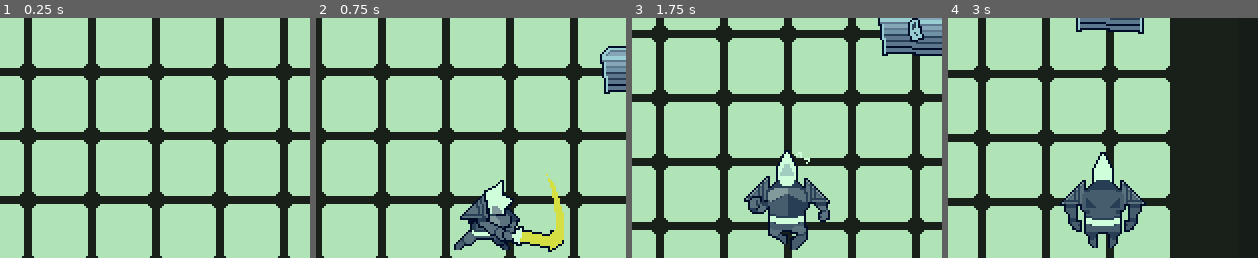
Above: before the commit, frames 1-4 (left to right).
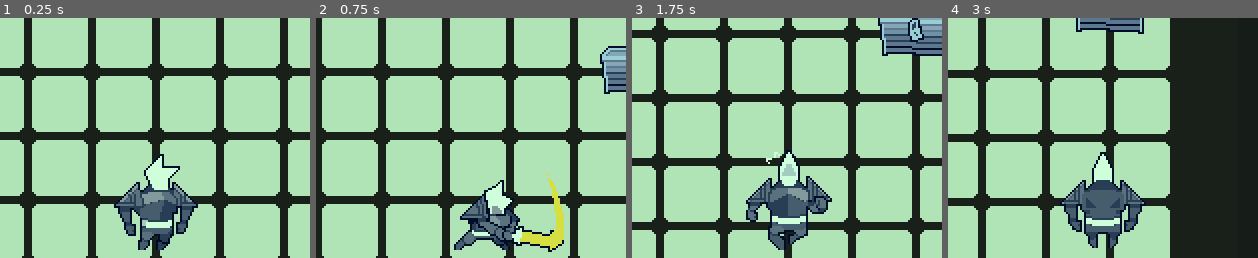
Above: after the commit, the same moments.

Repository: loopies2600/PixelGameJam-2024-Submission
Game: Godot game, scene res://scenes/game_state/gst_gamefield.tscn
The game is run twice, just before and just after one commit, with the same random seed, the same clock (stepped at 60 frames per second) and the same inputs.
Inputs (mouse positions are % of the whole screen's width and height, from its top left):
- Up to frame 1 (0.25 s): no input
- Up to frame 2 (0.75 s): tap Enter at 0.5 s; move the mouse to (74, 45) at 0.52 s; hold D (move_right) from 0.53 s (still down); tap X (attack) at 0.6 s
- Up to frame 3 (1.75 s): move the mouse to (31, 55) at 1.27 s; release D (move_right) at 1.28 s; hold S (move_down) from 1.28 s (still down); tap X (attack) at 1.35 s
- Up to frame 4 (3 s): move the mouse to (62, 28) at 2.02 s; release S (move_down) at 2.03 s; hold D (move_right) 2.03-2.78 s; hold Z (interact) 2.03-2.78 s; tap X (attack) at 2.3 s; move the mouse to (46, 70) at 2.77 s; hold W (move_up) from 2.78 s (still down); tap Shift (run) at 2.85 s
The pictures show only the part of the screen within x 26-76%, y 12-62%; the shares and areas given below are measured in that part.

The runs differ from the first frame. In frame 1, 5.5% of the frame differs, in the area x 36-64%, y 56-97%; in frame 2, nothing differs; in frame 3, 4.5%; in frame 4, nothing differs.

Commit message:
MUCHO mejor cálculo de dirección

Diff:
--- a/data/player/animframes.tres
+++ b/data/player/animframes.tres
@@ -33,27 +33,22 @@
 region = Rect2( 164, 0, 41, 80 )
 
 [sub_resource type="AtlasTexture" id=17]
-flags = 4
 atlas = ExtResource( 4 )
 region = Rect2( 73, 0, 73, 72 )
 
 [sub_resource type="AtlasTexture" id=18]
-flags = 4
 atlas = ExtResource( 4 )
 region = Rect2( 146, 0, 73, 72 )
 
 [sub_resource type="AtlasTexture" id=19]
-flags = 4
 atlas = ExtResource( 4 )
 region = Rect2( 219, 0, 73, 72 )
 
 [sub_resource type="AtlasTexture" id=20]
-flags = 4
 atlas = ExtResource( 4 )
 region = Rect2( 292, 0, 73, 72 )
 
 [sub_resource type="AtlasTexture" id=21]
-flags = 4
 atlas = ExtResource( 4 )
 region = Rect2( 365, 0, 73, 72 )
 
@@ -78,77 +73,62 @@
 region = Rect2( 123, 0, 41, 80 )
 
 [sub_resource type="AtlasTexture" id=1]
-flags = 4
 atlas = ExtResource( 1 )
 region = Rect2( 43, 0, 43, 50 )
 
 [sub_resource type="AtlasTexture" id=2]
-flags = 4
 atlas = ExtResource( 2 )
 region = Rect2( 0, 0, 42, 50 )
 
 [sub_resource type="AtlasTexture" id=3]
-flags = 4
 atlas = ExtResource( 3 )
 region = Rect2( 43, 0, 43, 50 )
 
 [sub_resource type="AtlasTexture" id=5]
-flags = 4
 atlas = ExtResource( 1 )
 region = Rect2( 0, 0, 43, 50 )
 
 [sub_resource type="AtlasTexture" id=4]
-flags = 4
 atlas = ExtResource( 1 )
 region = Rect2( 43, 0, 43, 50 )
 
 [sub_resource type="AtlasTexture" id=7]
-flags = 4
 atlas = ExtResource( 1 )
 region = Rect2( 86, 0, 43, 50 )
 
 [sub_resource type="AtlasTexture" id=6]
-flags = 4
 atlas = ExtResource( 1 )
 region = Rect2( 129, 0, 43, 50 )
 
 [sub_resource type="AtlasTexture" id=9]
-flags = 4
 atlas = ExtResource( 2 )
 region = Rect2( 42, 0, 42, 50 )
 
 [sub_resource type="AtlasTexture" id=8]
-flags = 4
 atlas = ExtResource( 2 )
 region = Rect2( 0, 0, 42, 50 )
 
 [sub_resource type="AtlasTexture" id=11]
-flags = 4
 atlas = ExtResource( 2 )
 region = Rect2( 126, 0, 42, 50 )
 
 [sub_resource type="AtlasTexture" id=10]
-flags = 4
 atlas = ExtResource( 2 )
 region = Rect2( 84, 0, 42, 50 )
 
 [sub_resource type="AtlasTexture" id=12]
-flags = 4
 atlas = ExtResource( 3 )
 region = Rect2( 0, 0, 43, 50 )
 
 [sub_resource type="AtlasTexture" id=13]
-flags = 4
 atlas = ExtResource( 3 )
 region = Rect2( 43, 0, 43, 50 )
 
 [sub_resource type="AtlasTexture" id=14]
-flags = 4
 atlas = ExtResource( 3 )
 region = Rect2( 86, 0, 43, 50 )
 
 [sub_resource type="AtlasTexture" id=15]
-flags = 4
 atlas = ExtResource( 3 )
 region = Rect2( 129, 0, 43, 50 )
 
--- a/scenes/entity/player/player.gd
+++ b/scenes/entity/player/player.gd
@@ -33,7 +33,7 @@
 onready var cam : Camera2D = $Camera2D
 onready var interaction_ray : RayCast2D = $InteractionRay
 onready var anim_sprite : AnimatedSprite = $MainSprite
-onready var attack_area : ShapeCast2D = $MainSprite/AttackAreaTest
+onready var attack_area : ShapeCast2D = $AttackHitTest_RIGHT
 
 func _ready():
 	Global.player = self
@@ -61,6 +61,29 @@
 func _on_death(damage_amount, source):
 	visible = false
 
+func get_dominant_facing() -> String:
+	var h_dir = sign(look_angle.dot(Vector2.RIGHT))
+	var v_dir = sign(look_angle.dot(Vector2.UP))
+
+	var h_dot := abs(look_angle.dot(Vector2.RIGHT))
+
+	var facing_name := "right"
+
+	if v_dir == 1:
+		facing_name = "up"
+	elif v_dir == -1:
+		facing_name = "down"
+
+	if h_dot > 0.7:
+		if h_dir == 1:
+			facing_name = "right"
+			anim_sprite.scale.x = 1.0
+		elif h_dir == -1:
+			facing_name = "left"
+			anim_sprite.scale.x = -1.0
+
+	return facing_name
+
 func _animate():
 	var anim_name := ""
 
@@ -69,19 +92,10 @@
 	if current_state == PlayerStates.ATTACK:
 		state_name += str(current_combo)
 
-	var suffix := "_h"
-
-	var h_dir := sign(look_angle.dot(Vector2.RIGHT))
-
-	anim_sprite.scale.x = h_dir
-
-	match int(sign(round(look_angle.y))):
-		-1:
-			suffix = "_up"
-			anim_sprite.scale.x = 1.0
-		1:
-			suffix = "_down"
-			anim_sprite.scale.x = 1.0
+	var suffix = "_" + get_dominant_facing()
+
+	if suffix in ["_left", "_right"]:
+		suffix = "_h"
 
 	anim_name = state_name.to_lower() + suffix
 
--- a/scenes/entity/player/player.tscn
+++ b/scenes/entity/player/player.tscn
@@ -21,7 +21,7 @@
 "_edit_lock_": true
 }
 
-[node name="AttackAreaTest" type="ShapeCast2D" parent="MainSprite"]
+[node name="AttackHitTest_RIGHT" type="ShapeCast2D" parent="."]
 position = Vector2( 8, -8 )
 shape = SubResource( 2 )
 target_position = Vector2( 0, 0 )
